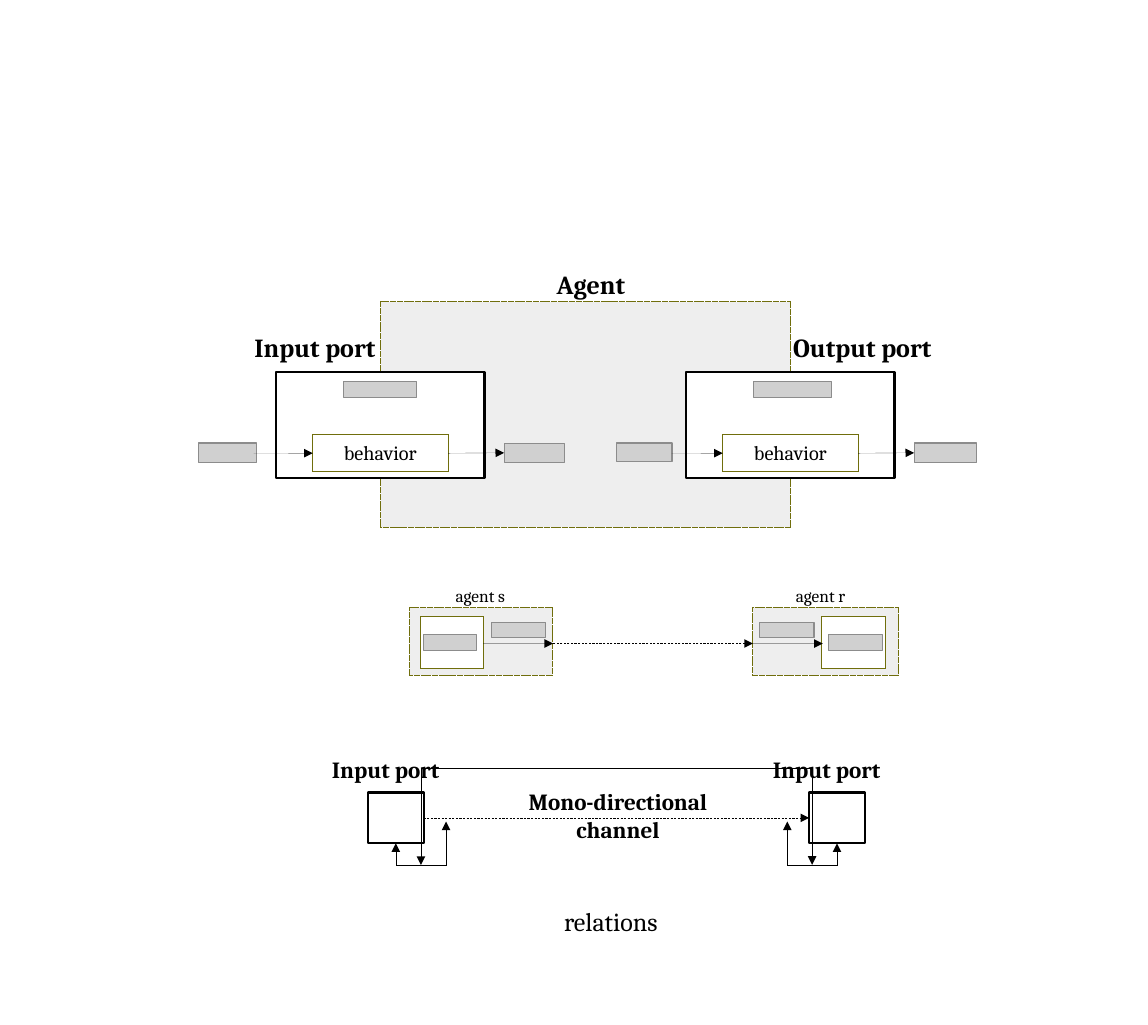
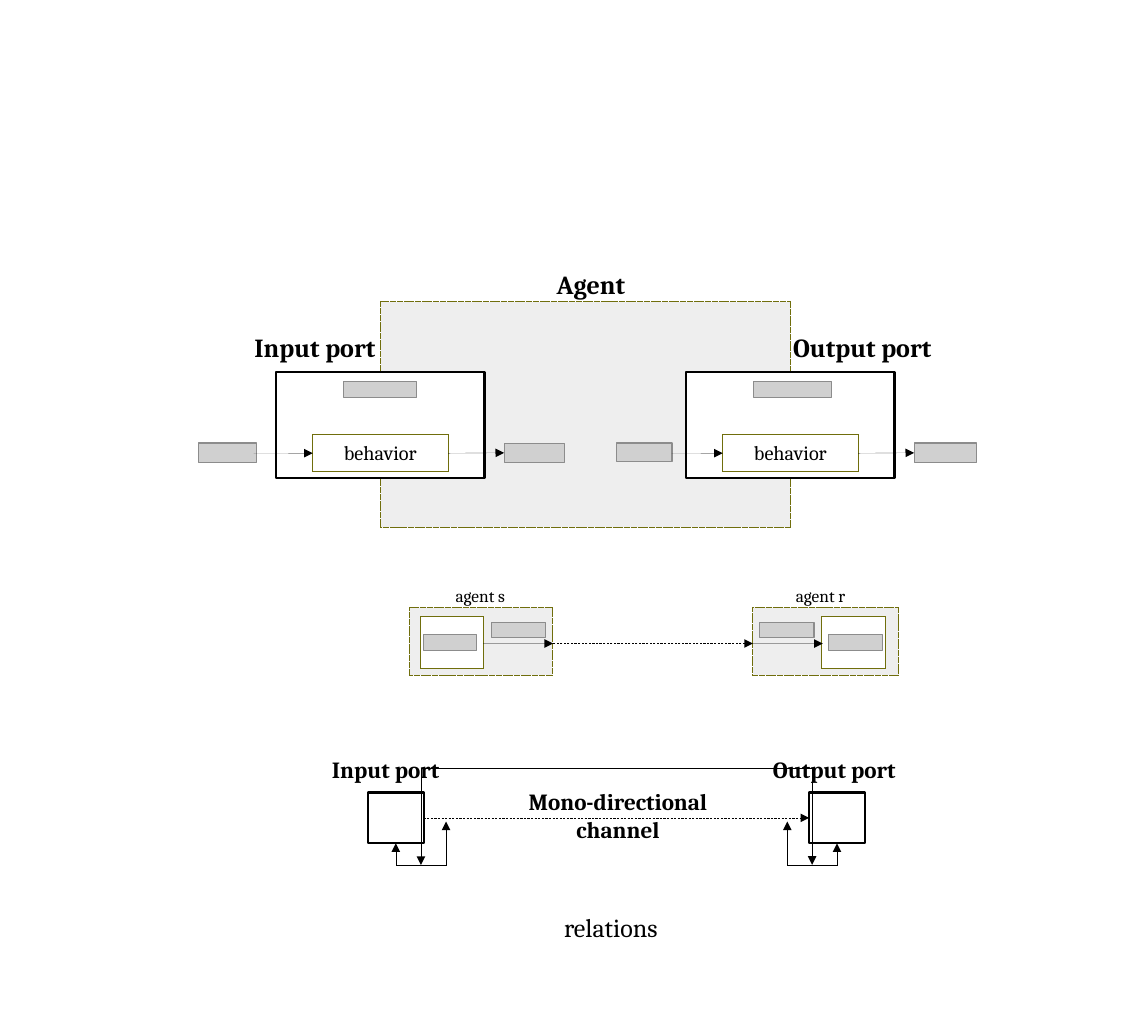
Before and after one commit to v-research/cybersecurity, a slide deck: slide 9 of reports/paper_0/images/v-research_images_v1.0.odp. Drawn at 1148x1025 pixels with LibreOffice and Linux fonts; fonts in the diff are those of the drawing; grey boxes stand for pictures. Boxes give left, top, right and bottom in pixels: in the first picture for what was removed or moved away, otherwise in the second. Text is boxed around its words. In the diff, an @@ line names an element or a change of style, - is before the commit and + after.

```diff
--- a/reports/paper_0/images/v-research_images_v1.0.odp
+++ b/reports/paper_0/images/v-research_images_v1.0.odp
@@ text at box(773, 762, 895, 784): text changed @@
-Input port
+Output port
@@ text "relations": place and size @@
-text "relations" at box(564, 913, 657, 932)
+text "relations" at box(564, 919, 657, 938)
```
Also in this commit, not shown: 1 other slide changed, 2 other files.
